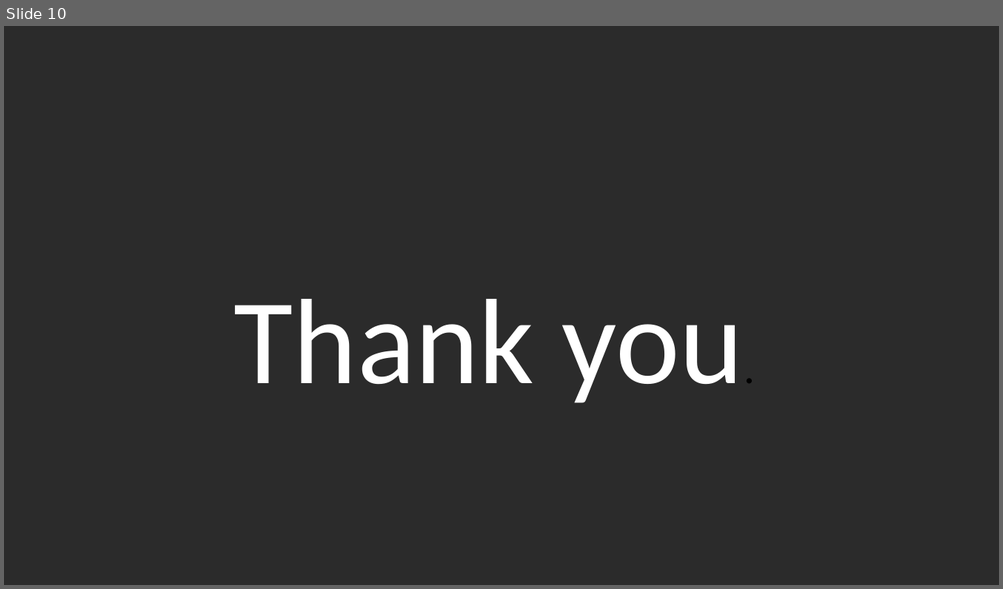
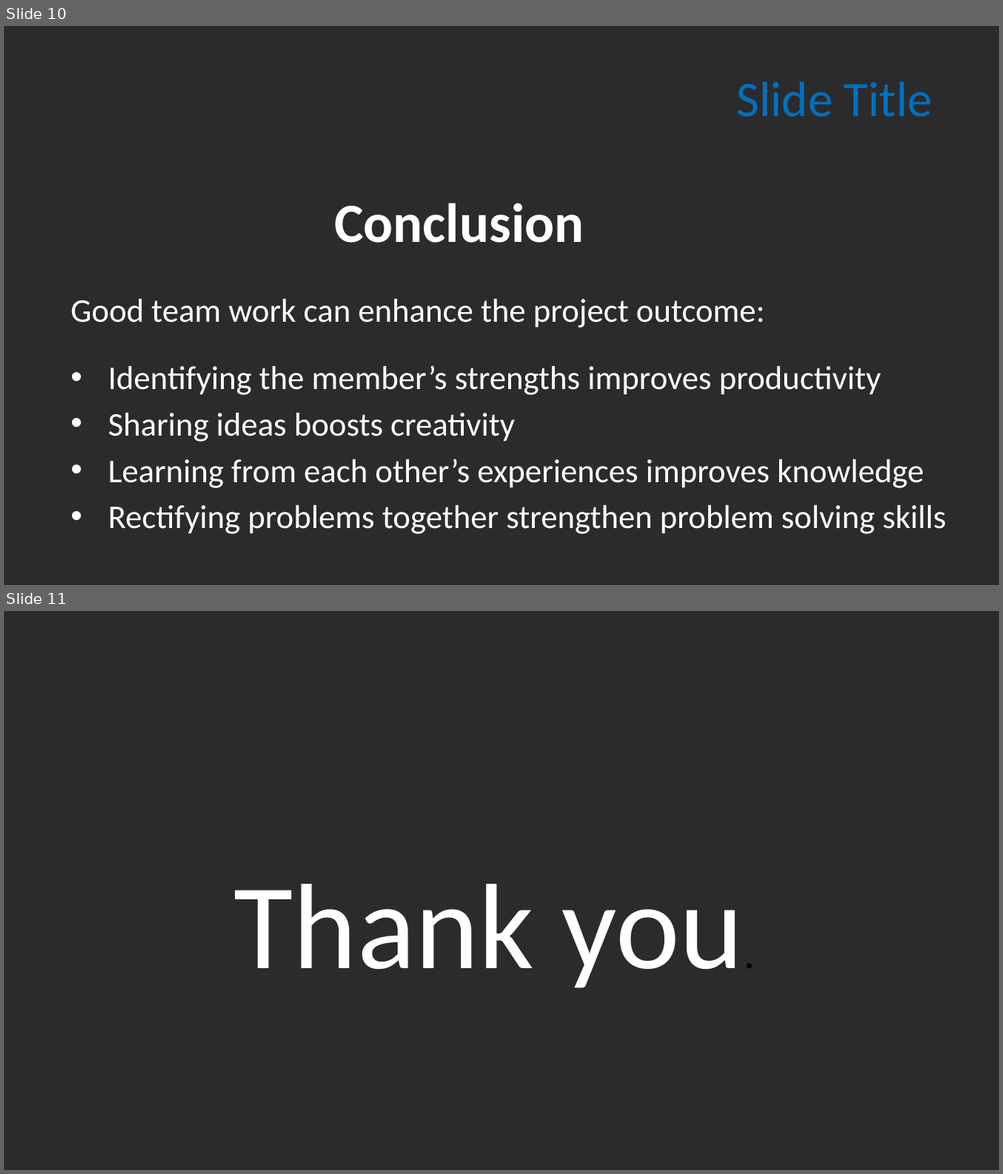
Before and after one commit to ZygimantasJakubauskas/Mashine-Learning-CA1, a slide deck: ML/PPT_ML_CA1_26 Nov 23.pptx. Shown one above the other, each under a label of ours: slide 10 before the commit, slides 10 and 11 after it. The pictures are 1003x589 and 1003x1174 pixels, drawn with LibreOffice and Linux fonts; fonts in the diff are those of the drawing; background and template pictures are left out; a plain dark background stands for a picture behind light text. Boxes give left, top, right and bottom in pixels: in the first picture for what was removed or moved away, otherwise in the second. Text is boxed around its words. In the diff, an @@ line names an element or a change of style, - is before the commit and + after.

```diff
--- a/ML/PPT_ML_CA1_26 Nov 23.pptx
+++ b/ML/PPT_ML_CA1_26 Nov 23.pptx
@@ slide 10 added at [4, 26, 999, 585], background picture (left out) @@
@@ title added at [736, 82, 932, 117], 36 pt, text #0070C0 @@
+Slide Title
@@ text added at [334, 203, 583, 243], 40 pt, text #FFFFFF, bold @@
+Conclusion
@@ text added at [71, 299, 946, 534], 24 pt, text #FFFFFF @@
+Good team work can enhance the project outcome:
+• Identifying the member’s strengths improves productivity
+• Sharing ideas boosts creativity
+• Learning from each other’s experiences improves knowledge
+• Rectifying problems together strengthen problem solving skills
@@ what was slide 10 is now slide 11 @@
```
Also in this commit, not shown: 2 slides changed, 5 other slides added, 5 slides removed.
